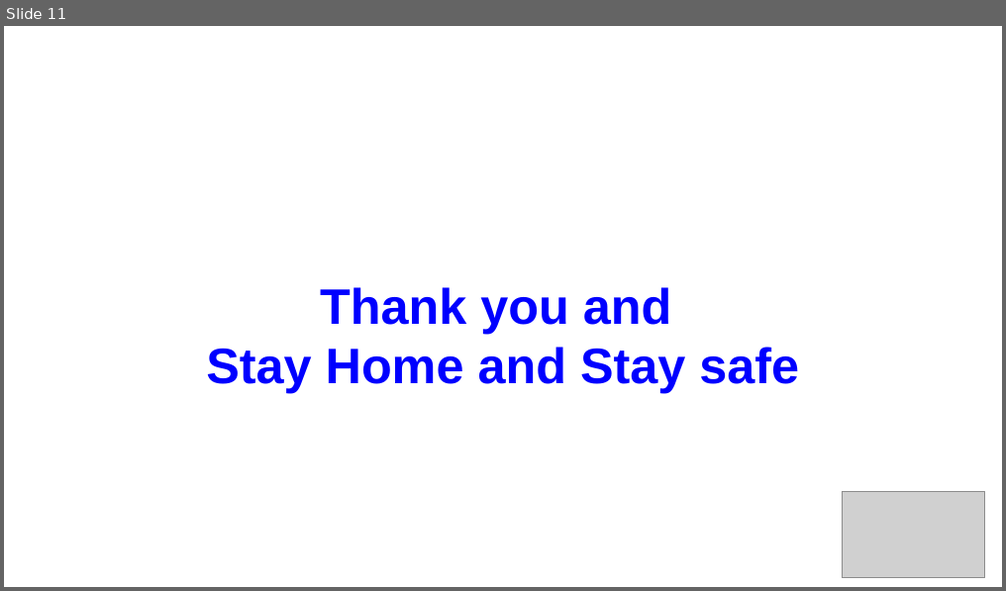
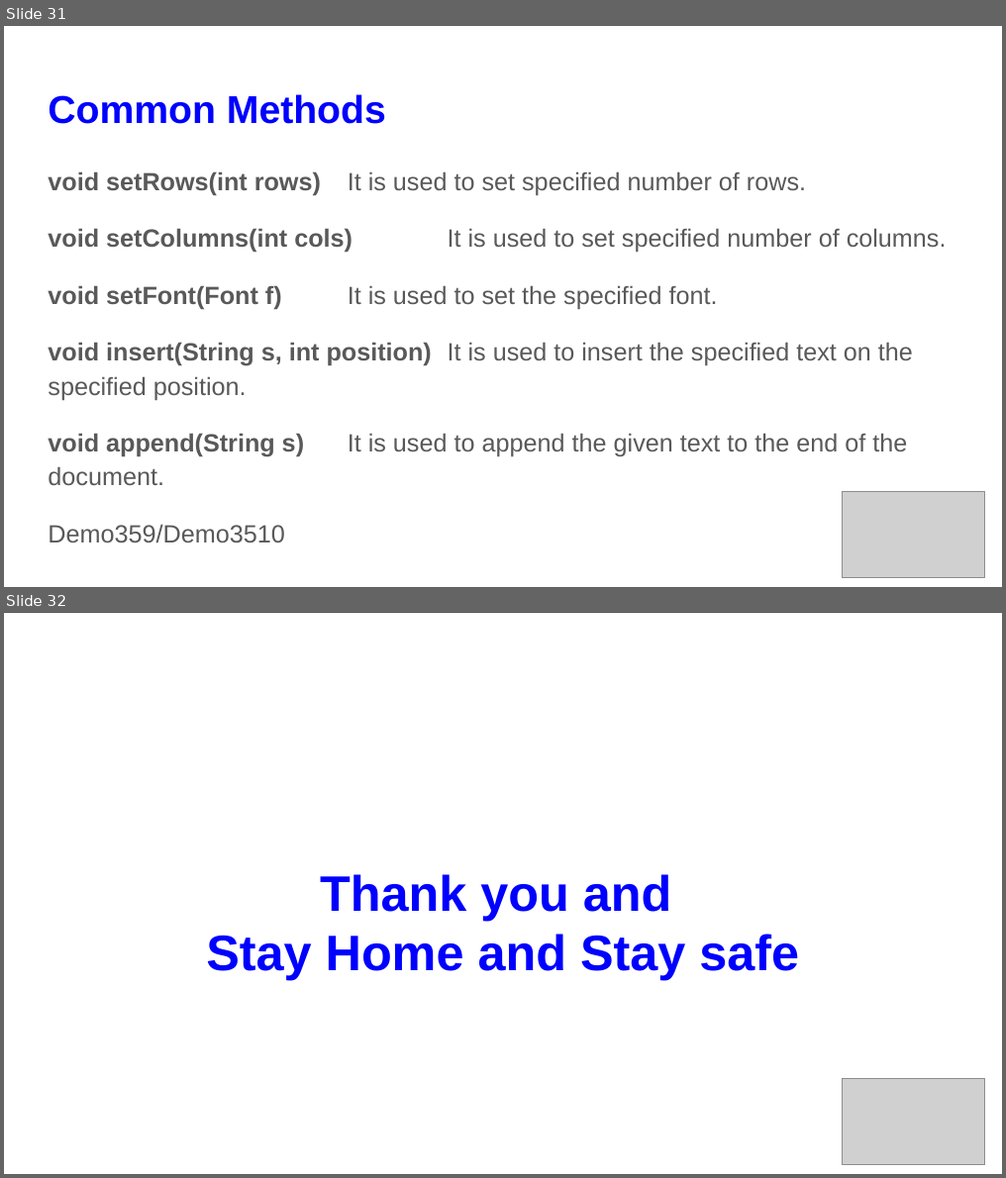
Before and after one commit to saifnalband/JAVA_OOPS, a slide deck: slides/Lec-35.pptx. Shown one above the other, each under a label of ours: slide 11 before the commit, slides 31 and 32 after it. The pictures are 1006x591 and 1006x1178 pixels, drawn with LibreOffice and Linux fonts; fonts in the diff are those of the drawing; grey boxes stand for pictures. Boxes give left, top, right and bottom in pixels: in the first picture for what was removed or moved away, otherwise in the second. Text is boxed around its words. In the diff, an @@ line names an element or a change of style, - is before the commit and + after.

```diff
--- a/slides/Lec-35.pptx
+++ b/slides/Lec-35.pptx
@@ slide 31 added at <box>4,26,1002,587</box>, background #FFFFFF @@
@@ title added at <box>48,94,386,124</box>, 28 pt, text #0000FF, bold @@
+Common Methods
@@ text added at <box>48,172,946,457</box>, 18 pt, text #595959 @@
+void setRows(int rows) It is used to set specified number of rows.
+void setColumns(int cols) It is used to set specified number of columns.
+void setFont(Font f) It is used to set the specified font.
+void insert(String s, int position) It is used to insert the specified text on the specified position.
+void append(String s) It is used to append the given text to the end of the document.
+Demo359/Demo3510
@@ picture added at <box>843,492,985,578</box> @@
@@ what was slide 11 is now slide 32 @@
```
Also in this commit, not shown: 5 slides changed, 23 other slides added, 3 slides removed, 3 other files.
